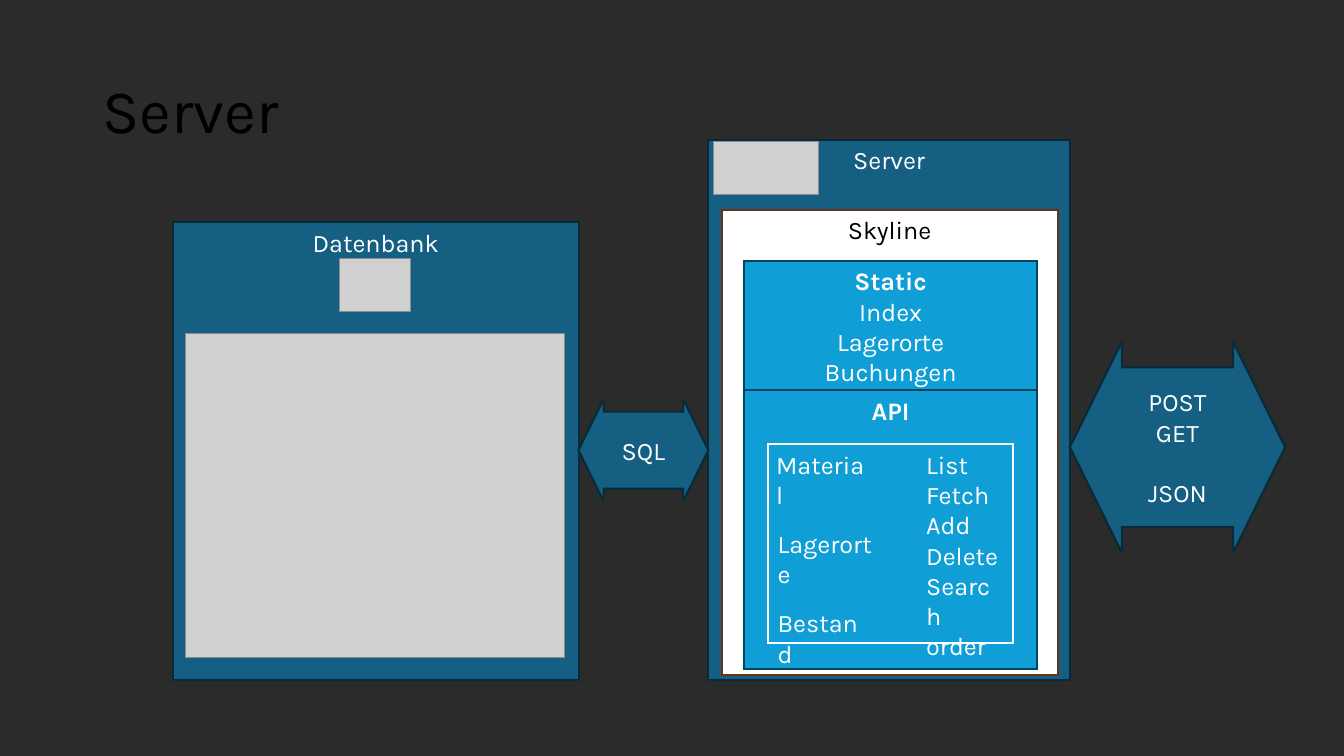
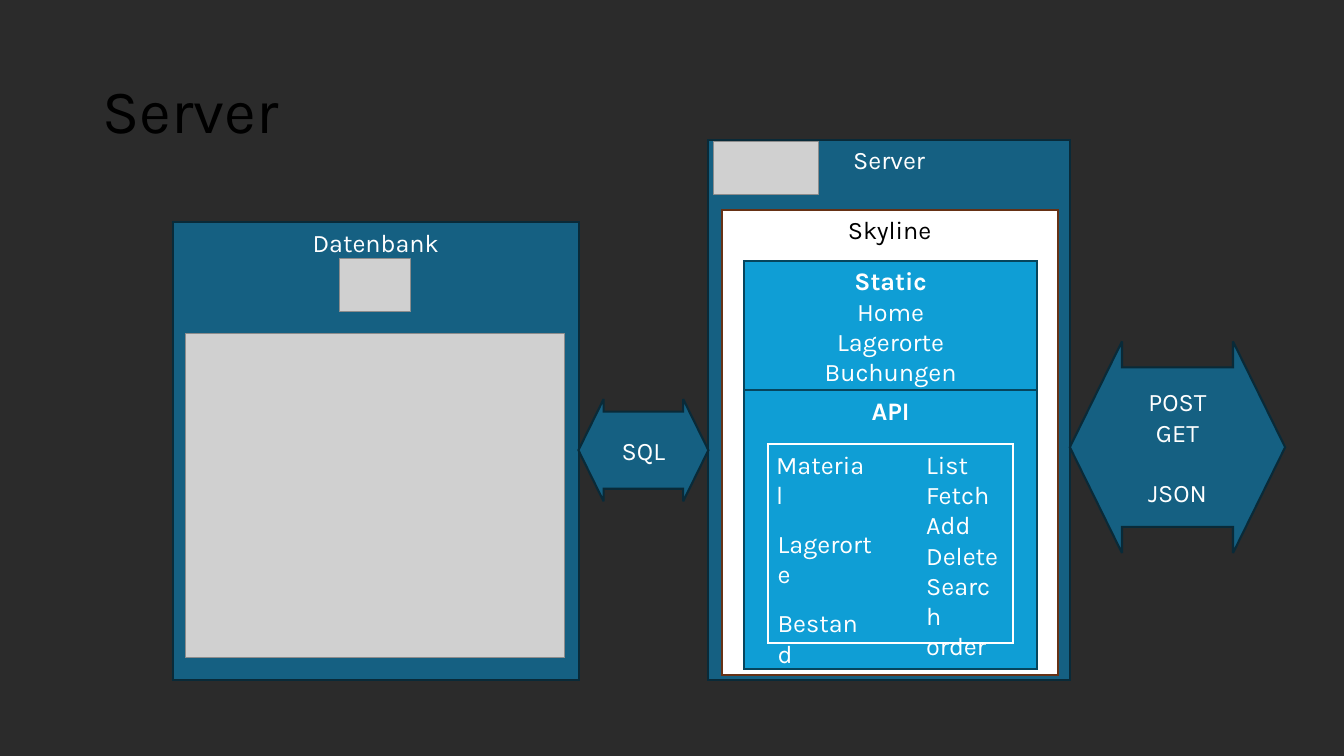
Before and after one commit to tasoftch/WLW-Teilelager, a slide deck: slide 3 of Kleinteile Regal präsentation.pptx. Drawn at 1344x756 pixels with LibreOffice and Linux fonts; fonts in the diff are those of the drawing; grey boxes stand for pictures; background and template pictures are left out; a plain dark background stands for a picture behind light text. Boxes give left, top, right and bottom in pixels: in the first picture for what was removed or moved away, otherwise in the second. Text is boxed around its words. In the diff, an @@ line names an element or a change of style, - is before the commit and + after.

```diff
--- a/Kleinteile Regal präsentation.pptx
+++ b/Kleinteile Regal präsentation.pptx
@@ text in rectangle at <box>857,305,924,322</box>: text changed @@
-Index
+Home
```
Also in this commit, not shown: 3 slides added, 2 slides removed, 5 other files.
